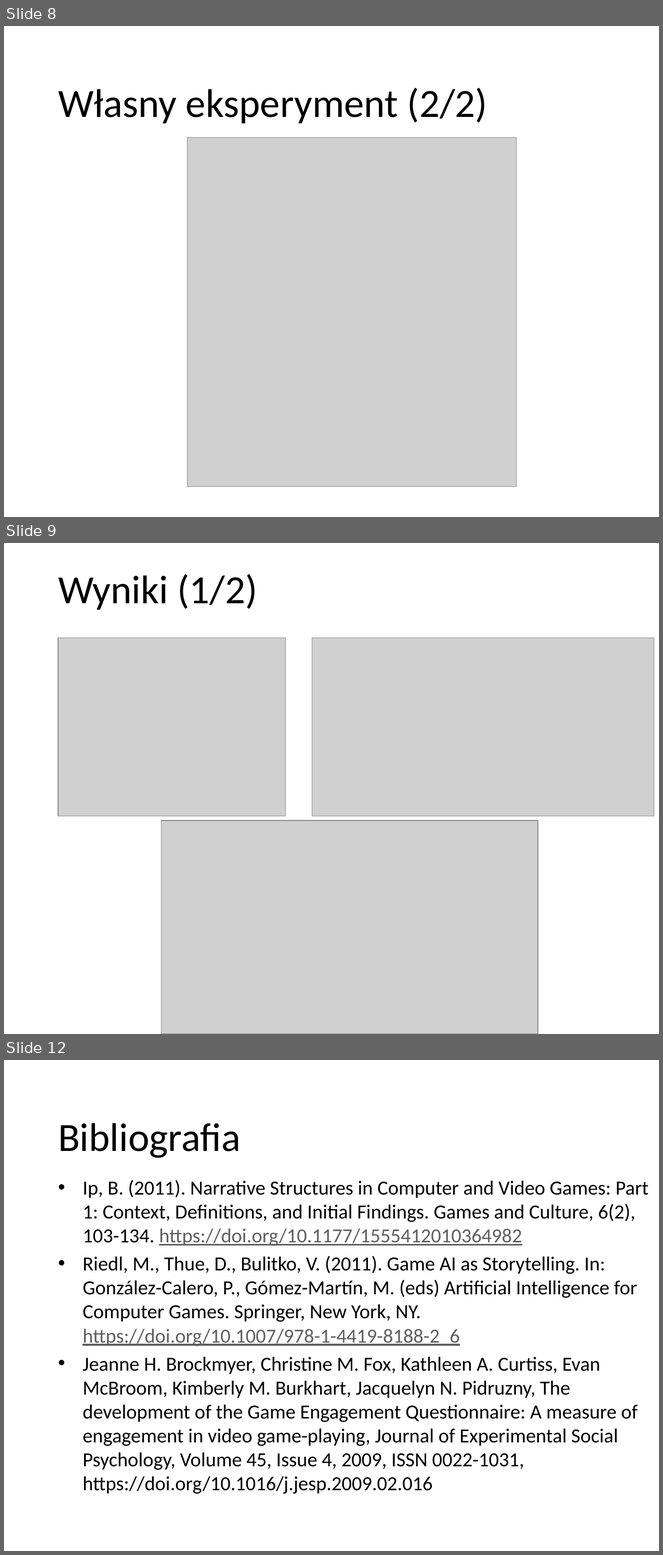
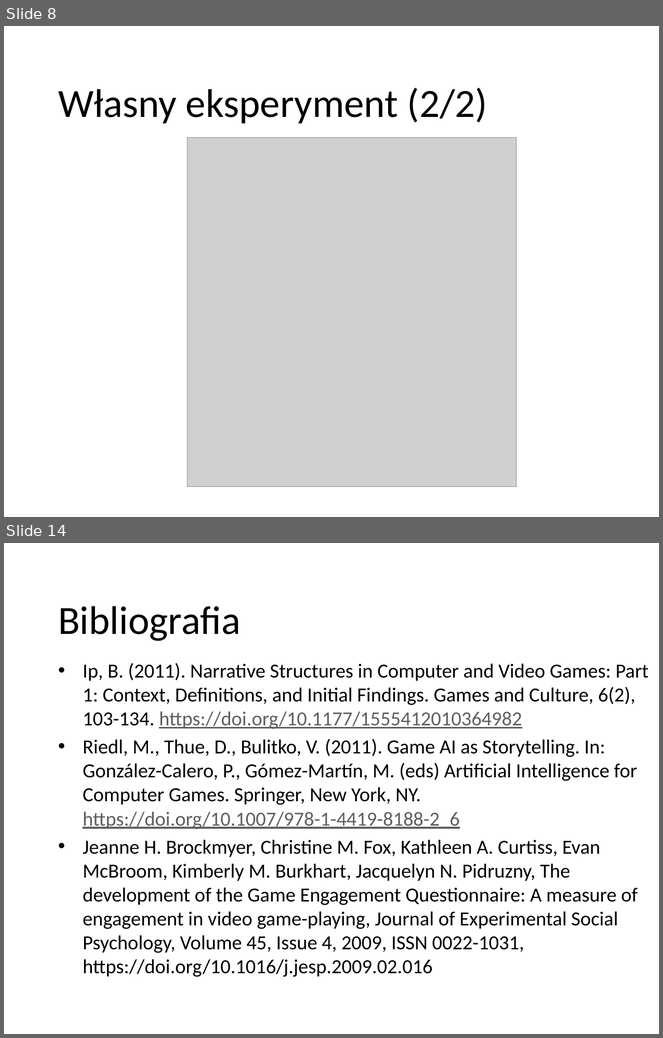
Before and after one commit to KyattPL/masters-backup, a slide deck: Seminarium Dyplomowe/Seminarium dyplomowe - prezka 2.pptx. Shown one above the other, each under a label of ours: slides 8, 9 and 12 before the commit, slides 8 and 14 after it; the slides between them are not shown. The pictures are 663x1555 and 663x1038 pixels, drawn with LibreOffice and Linux fonts; fonts in the diff are those of the drawing; grey boxes stand for pictures; background and template pictures are left out. Boxes give left, top, right and bottom in pixels: in the first picture for what was removed or moved away, otherwise in the second. Text is boxed around its words. In the diff, an @@ line names an element or a change of style, - is before the commit and + after.

```diff
--- a/Seminarium Dyplomowe/Seminarium dyplomowe - prezka 2.pptx
+++ b/Seminarium Dyplomowe/Seminarium dyplomowe - prezka 2.pptx
@@ slide 9 removed at <box>4,543,659,1034</box>, background picture (left out); not listed: 1 template element that a slide beside it also shows @@
@@ text removed at <box>58,574,258,610</box> @@
-Wyniki (1/2)
@@ picture removed at <box>59,638,286,816</box> @@
@@ picture removed at <box>312,638,654,816</box> @@
@@ picture removed at <box>161,821,538,1034</box> @@
@@ what was slide 12 is now slide 14 @@
```
Also in this commit, not shown: 3 slides changed, 3 slides added, 8 other files.
